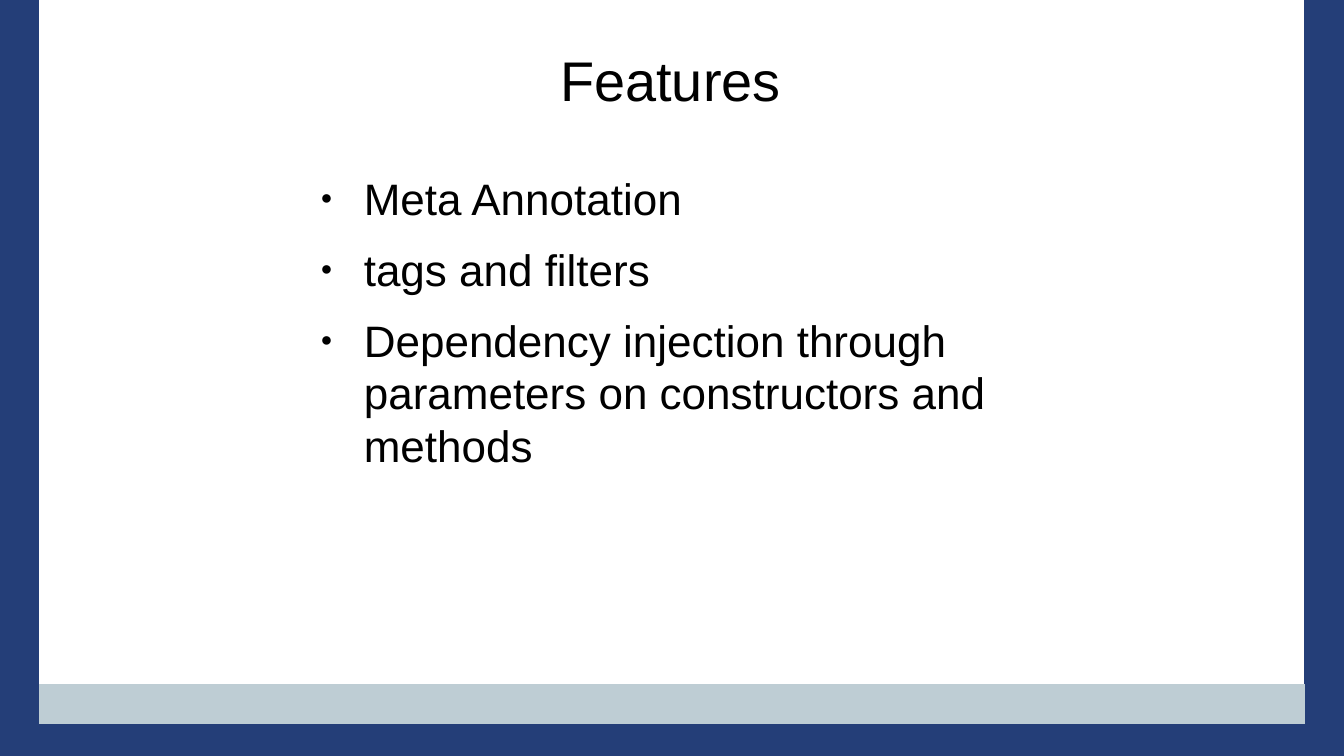
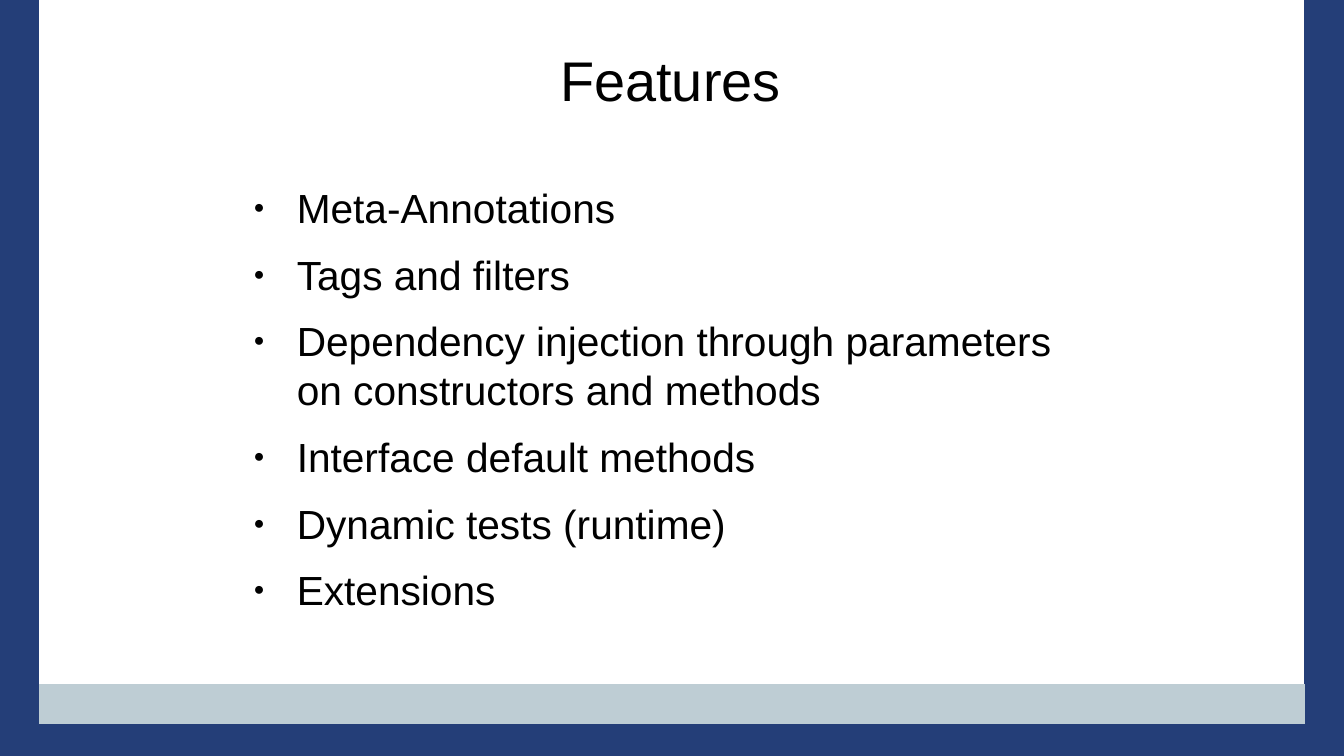
Before and after one commit to PennState/junit5-presentation, a slide deck: slide 17 of src/site/presentation/Junit5_Presentation_JavaOne_2016.odp (slide 11 before the commit). Drawn at 1344x756 pixels with LibreOffice and Linux fonts; fonts in the diff are those of the drawing; background and template pictures are left out. Boxes give left, top, right and bottom in pixels: in the first picture for what was removed or moved away, otherwise in the second. Text is boxed around its words. In the diff, an @@ line names an element or a change of style, - is before the commit and + after.

```diff
--- a/src/site/presentation/Junit5_Presentation_JavaOne_2016.odp
+++ b/src/site/presentation/Junit5_Presentation_JavaOne_2016.odp
@@ text "Meta-Annotations": place and size @@
-text "Meta-Annotations" at (364,183,985,463)
+text "Meta-Annotations" at (297,193,1052,606)
@@ text at (297,193,615,297): text changed; size 26 to 24 pt @@
-● Meta Annotation
-● tags and filters
+● Meta-Annotations
+● Tags and filters
@@ text at (297,326,1052,406): size 26 to 24 pt in "Dependency injection through parameters on constructors and ..." @@
@@ text at (297,442,755,606): paragraphs added @@
+● Interface default methods
+● Dynamic tests (runtime)
+● Extensions
```
Also in this commit, not shown: 46 other slides changed, 18 slides added, 8 slides removed.
